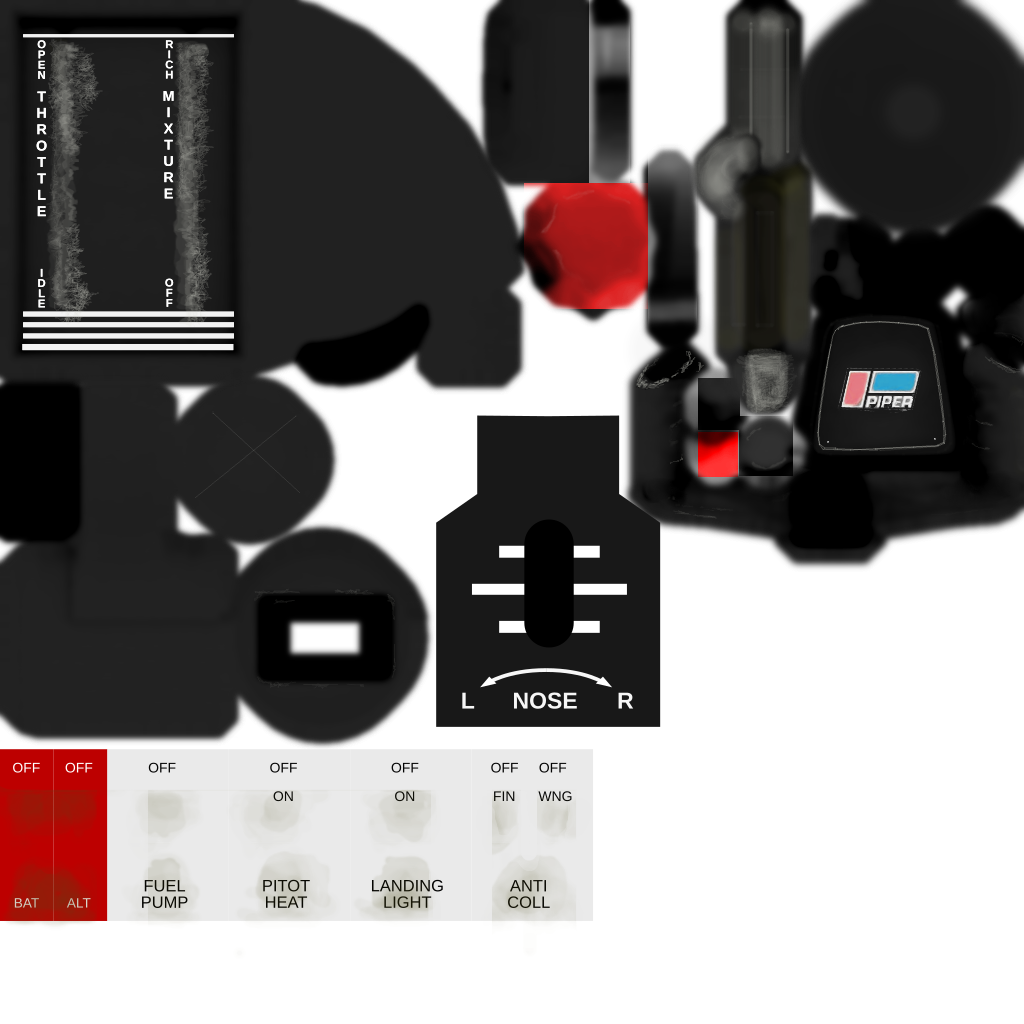
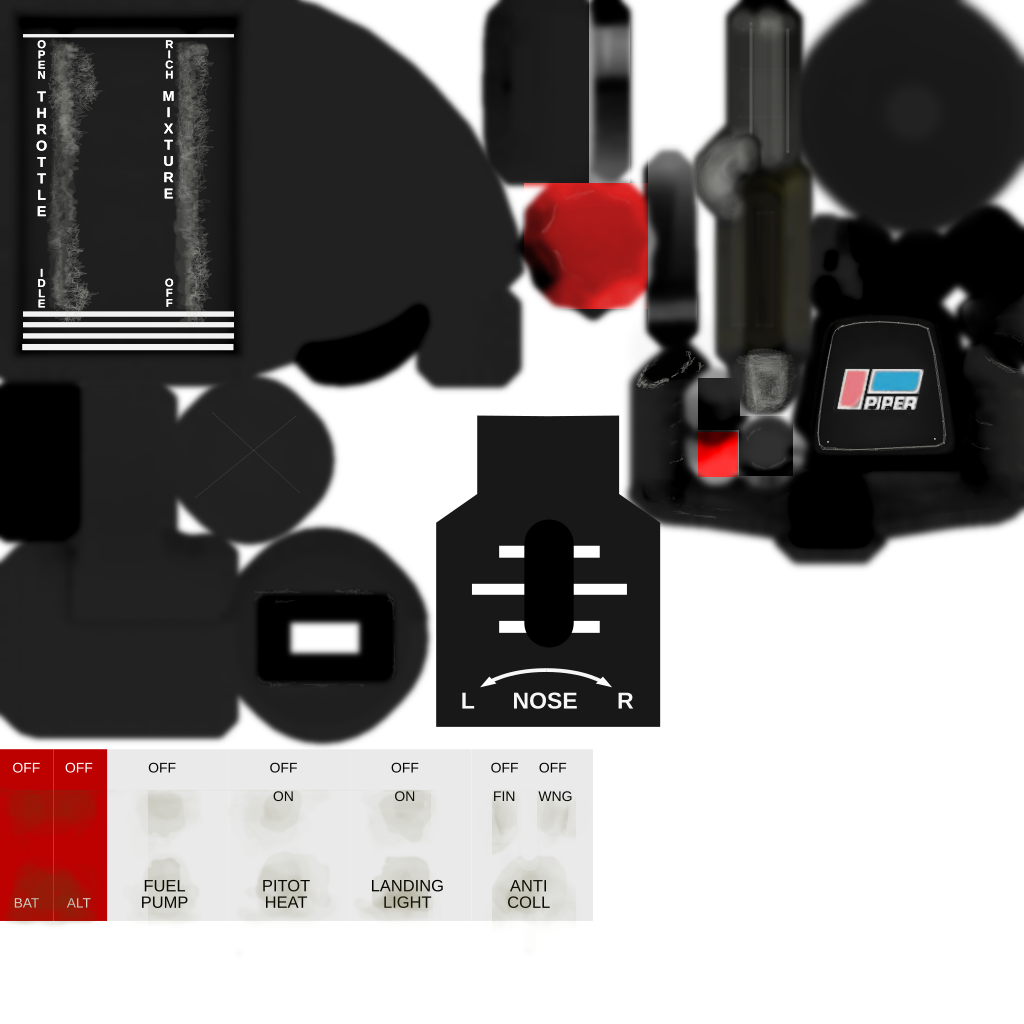
Two versions of the same layered image (1024 x 1024). Layer-by-layer changes:
painted on "Capa" over [832, 364, 927, 414]
painted on "Capa pegada" over [832, 364, 927, 414]